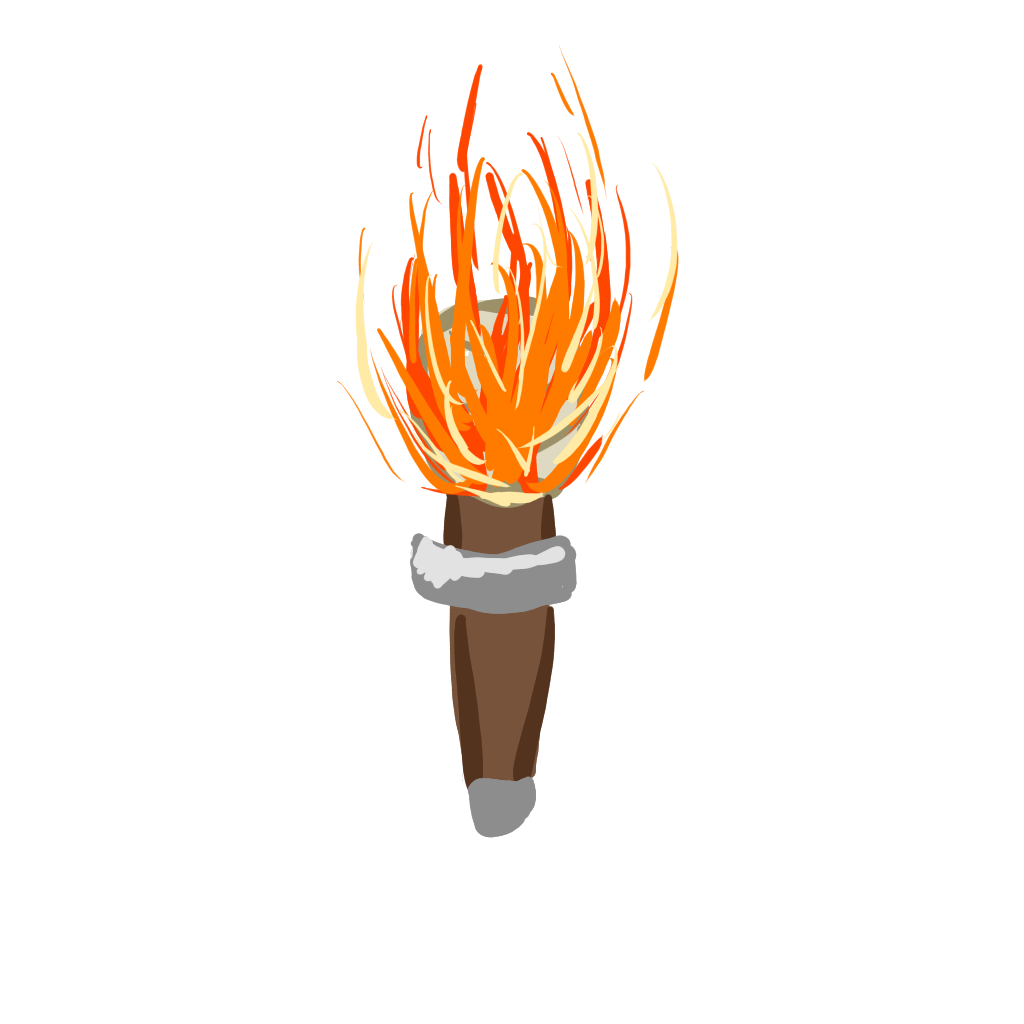
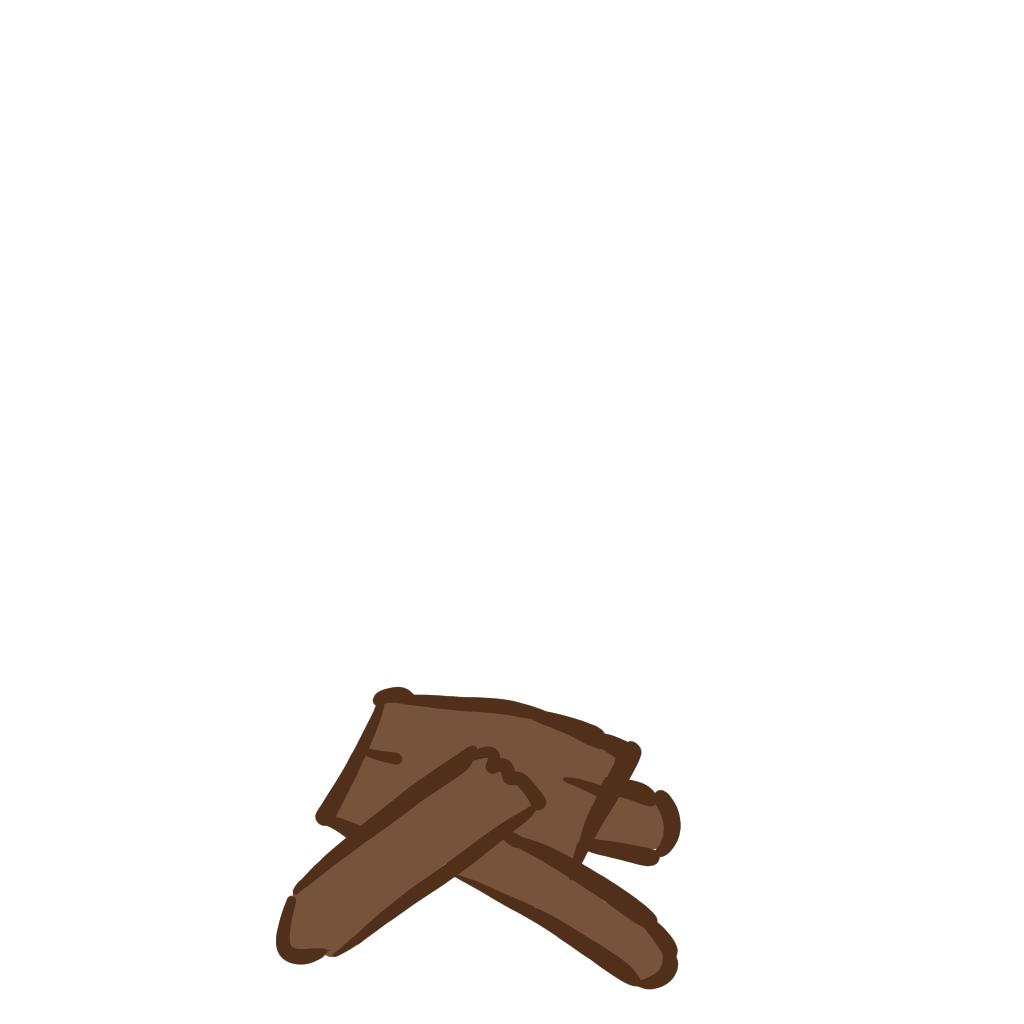
Comparing the layer stacks of the two 1024px x 1024px images. Changes:
painted on "Paint Layer 2" over [275, 512, 681, 990]
painted on "Paint Layer 1" over [275, 512, 681, 990]
